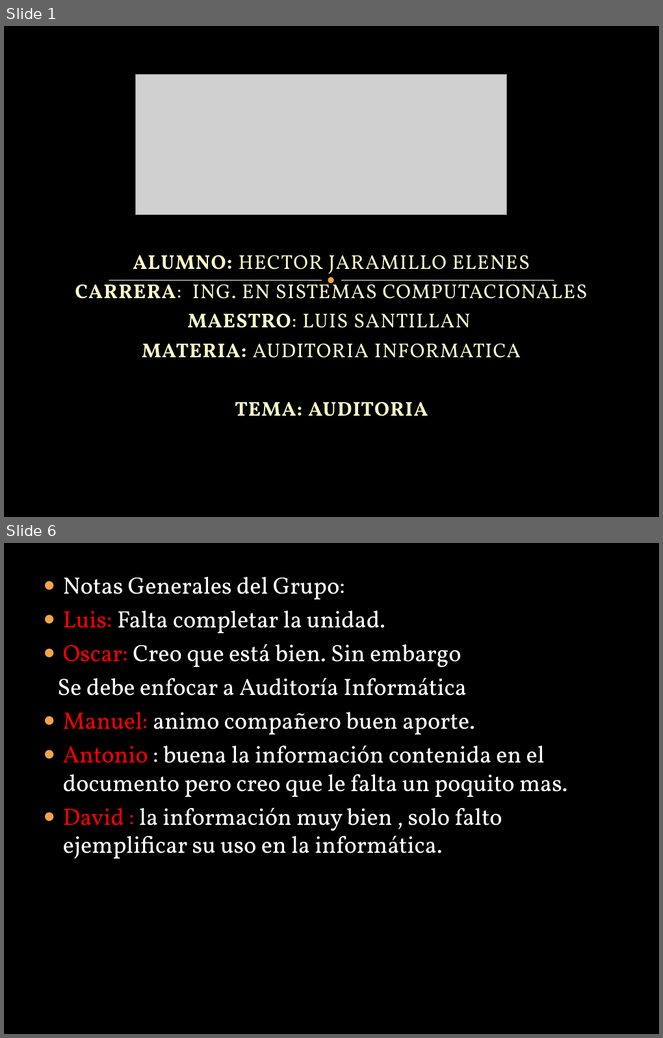
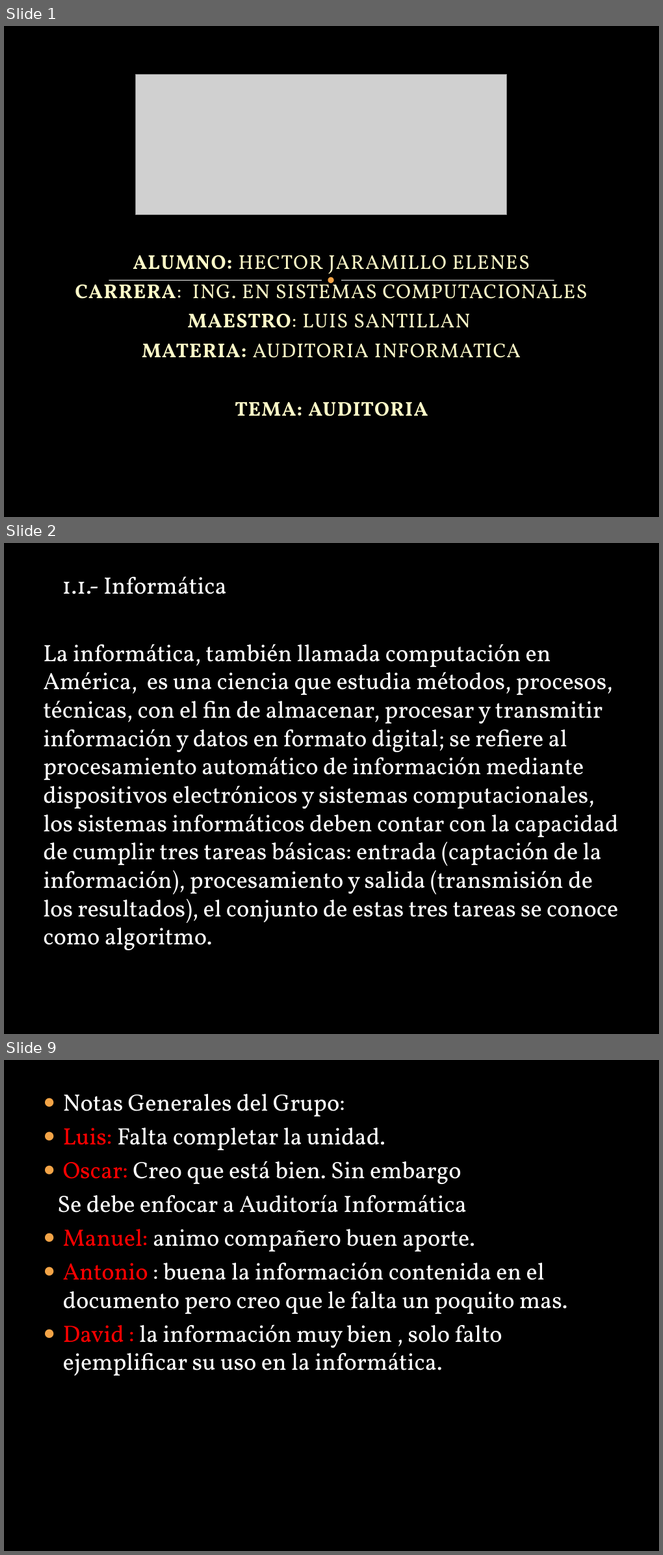
Before and after one commit to lc850/auditoria, a slide deck: HECTOR.pptx. Shown one above the other, each under a label of ours: slides 1 and 6 before the commit, slides 1, 2 and 9 after it; the slides between them are not shown. The pictures are 663x1038 and 663x1555 pixels, drawn with LibreOffice and Linux fonts; fonts in the diff are those of the drawing; grey boxes stand for pictures; background and template pictures are left out. Boxes give left, top, right and bottom in pixels: in the first picture for what was removed or moved away, otherwise in the second. Text is boxed around its words. In the diff, an @@ line names an element or a change of style, - is before the commit and + after.

```diff
--- a/HECTOR.pptx
+++ b/HECTOR.pptx
@@ slide 2 added at (x1=4, y1=543, x2=659, y2=1034), background picture (left out) @@
@@ text added at (x1=43, y1=576, x2=619, y2=951), 26 pt, text #FFFFFF @@
+1.1.- Informática
+La informática, también llamada computación en América, es una ciencia que estudia métodos, procesos, técnicas, con el fin de almacenar, procesar y transmitir información y datos en formato digital; se refiere al procesamiento automático de información mediante dispositivos electrónicos y sistemas computacionales, los sistemas informáticos deben contar con la capacidad de cumplir tres tareas básicas: entrada (captación de la información), procesamiento y salida (transmisión de los resultados), el conjunto de estas tres tareas se conoce como algoritmo.
@@ what was slide 6 is now slide 9 @@
```
Also in this commit, not shown: 4 slides changed, 2 other slides added.
